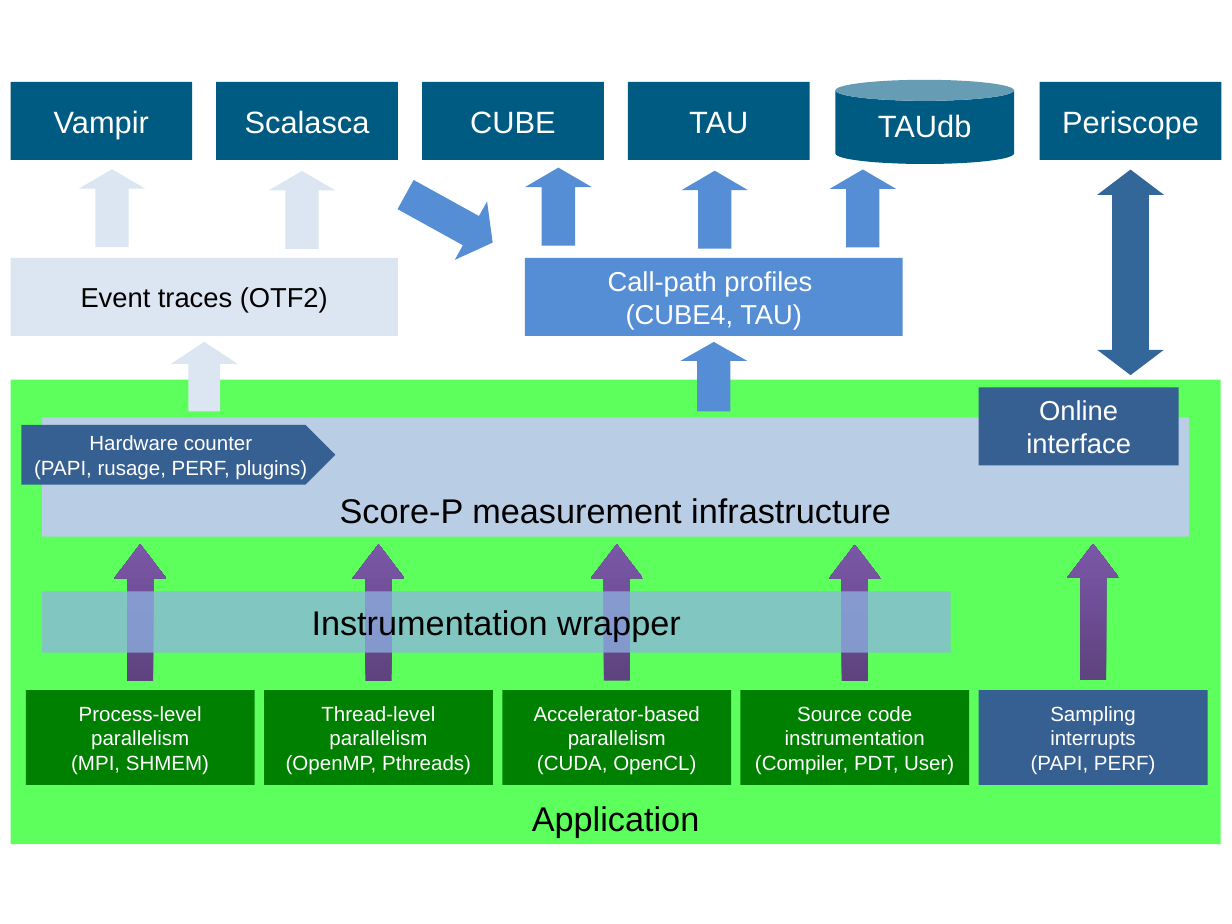
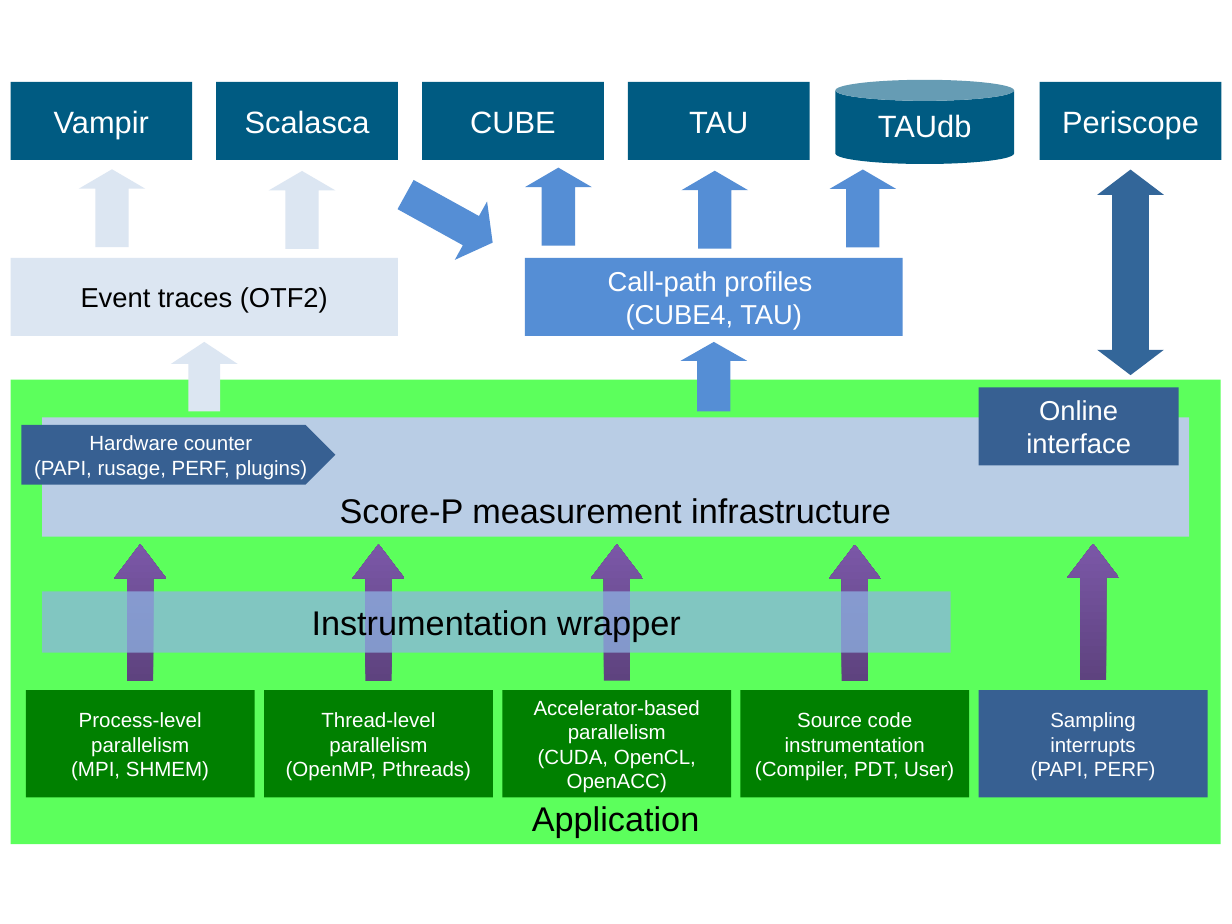
Before and after one commit to tudasc/scorep-xray, a slide deck: slide 1 of doc/images/score-p-overview.pptx. Drawn at 1232x924 pixels with LibreOffice and Linux fonts; fonts in the diff are those of the drawing. Boxes give left, top, right and bottom in pixels: in the first picture for what was removed or moved away, otherwise in the second. Text is boxed around its words. In the diff, an @@ line names an element or a change of style, - is before the commit and + after.

Commit message:
Add OpenACC to Score-P overview figure
Subversion: revision:10597

```diff
--- a/doc/images/score-p-overview.pptx
+++ b/doc/images/score-p-overview.pptx
@@ freeform shape "Process-level parallelism (MPI, SHMEM)": place and size @@
-freeform shape "Process-level parallelism (MPI, SHMEM)" at bbox=[26, 690, 255, 785]
+freeform shape "Process-level parallelism (MPI, SHMEM)" at bbox=[26, 690, 255, 797]
@@ freeform shape "Thread-level parallelism (OpenMP, Pthreads)": place and size @@
-freeform shape "Thread-level parallelism (OpenMP, Pthreads)" at bbox=[264, 690, 493, 785]
+freeform shape "Thread-level parallelism (OpenMP, Pthreads)" at bbox=[264, 690, 493, 797]
@@ freeform shape "Accelerator-based parallelism (CUDA, OpenCL, OpenACC)": place and size @@
-freeform shape "Accelerator-based parallelism (CUDA, OpenCL, OpenACC)" at bbox=[503, 690, 732, 785]
+freeform shape "Accelerator-based parallelism (CUDA, OpenCL, OpenACC)" at bbox=[503, 690, 732, 797]
@@ text in freeform shape at bbox=[534, 700, 700, 793]: text changed @@
-Accelerator-based parallelism
-(CUDA, OpenCL)
+Accelerator-based parallelism
+(CUDA, OpenCL, OpenACC)
@@ freeform shape "Source code instrumentation": place and size @@
-freeform shape "Source code instrumentation" at bbox=[740, 690, 970, 785]
+freeform shape "Source code instrumentation" at bbox=[740, 690, 970, 797]
@@ freeform shape "Sampling": place and size @@
-freeform shape "Sampling" at bbox=[978, 690, 1207, 785]
+freeform shape "Sampling" at bbox=[978, 690, 1207, 797]
```
Also in this commit, not shown: 2 other files.
